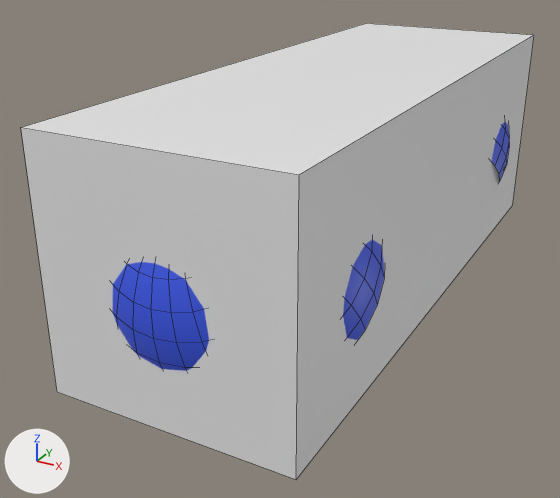
A saved change to the Blender file Asset/Models/EventObject/Clock/Bell/bell.blend.
Before and after are seen from a camera (50 mm lens) standing at (4.17, -9.38, 4.92) and looking at (-0.57, -0.76, 0.61). Arrows for +X, +Y and +Z are at lower left; the lights stay in place. Mesh edges are drawn as thin lines on the coarser meshes.

Names of what the first picture shows: 'COL', '球', '球.001'.
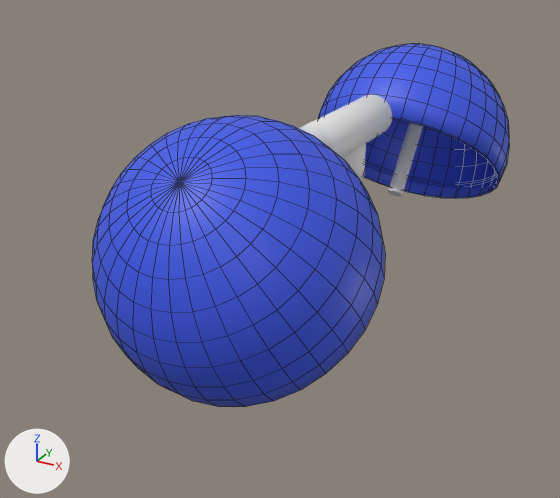
Pixel boxes [x1, y1, x2, y2] of what changed, in the pictures (560 x 498 px):
'COL', hidden: before [21, 23, 534, 479]
'球.001', reshaped: before [491, 122, 509, 182]; after [318, 44, 509, 198]
part 1 of me_球_001, added (blue): after [364, 117, 500, 198]
'球', unchanged, uncovered by the edit: before [112, 240, 384, 371]; after [92, 115, 385, 407]
'円柱.006', unchanged, uncovered by the edit: after [299, 94, 392, 158]

What the commit changed:
Material 'マテリアル.001' (mat_マテリアル_001) is new.
Its base color is (0.0458, 0.0998, 0.8) (blue #3c59e7).
me_球_001 is used by ob_球_001; location (0.0, 2.71, 1.33); rotation (-0.698, 0.0, 0.0), in degrees (-40, 0, 0); scale (1.6, 1.6, 1.6).
me_球_001 had 289 vertices, 288 faces and spanned x -1.0..1.0, y -1.0..1.0, z -0.2..1.0.
me_球_001 no longer uses material mat_マテリアル_005 (blue #3c59e7).
me_球_001 now has 673 vertices, 642 faces and spans x -1.0..1.0, y -1.0..1.0, z -0.2..1.0.
me_球_001 part 1: 384 vertices added at x -0.97..0.97, y -0.97..0.97, z -0.2..0.97.
me_球_001 now uses material mat_マテリアル_001 (blue #3c59e7).
Object 'COL' (ob_col) is now hidden.
